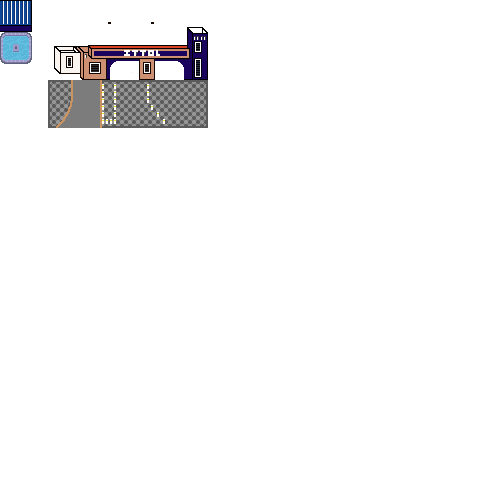
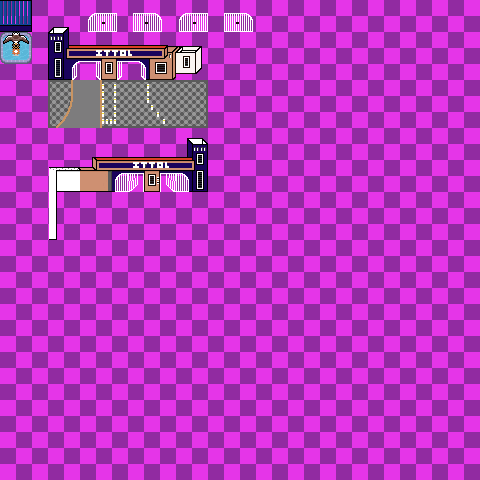
Revision of a layered 480×480 image; what changed, layer by layer:
added layer "TileSet Merged" (1st of 3) above "TileSet Merged" over 155, 0, 283, 64
added layer "TileSet Merged" (2nd of 3) above "TileSet Merged" over 0, 0, 480, 480
hid "TileSet Merged" (3rd of 3) over 0, 0, 384, 192
showed "Background Merged", painted on it over 0, 0, 480, 480
